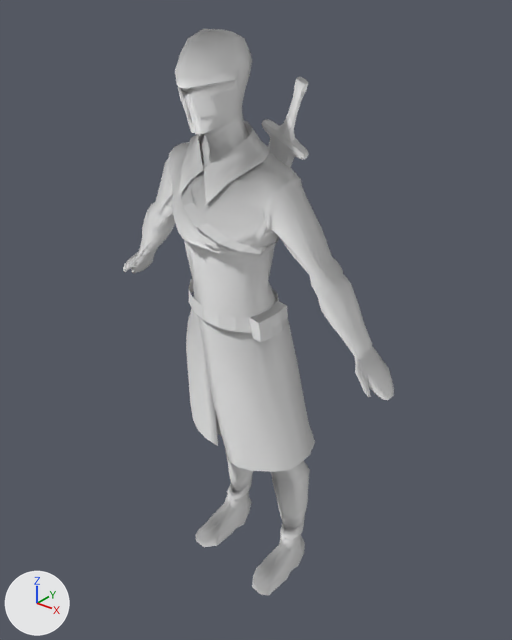
An edit to the glTF model public/assets/models/characters/npc.glb, drawn before and after from the same camera.
The view is the same before and after, from a 50 mm lens placed at (1.243, -1.486, 1.843), pointed at (0.021, 0.042, 0.896). Every picture has the same lights, and +X, +Y and +Z are marked at lower left. Where no turn or scale is listed for an object, it has been applied to the vertices. Vertices at the same position are counted once.

Objects in the first picture: 'ceinture_Cube.001', 'fourreau_Plane', 'model_Circle', 'sword_Cube'.
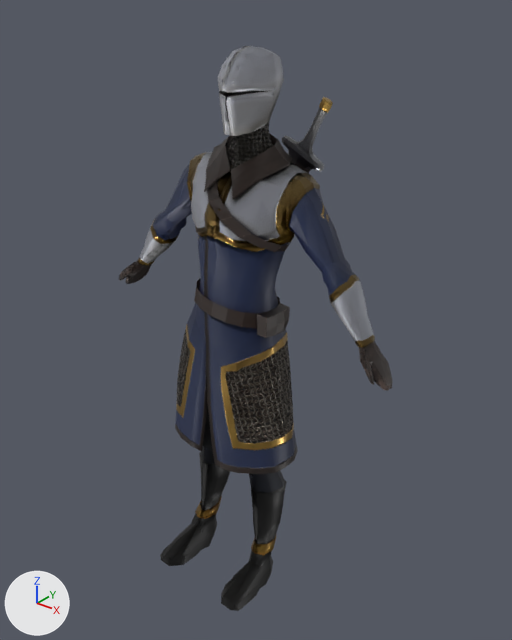
Where the newer file only moved an object's origin or applied its transform, the numbers keep the older frame.

Where the change shows, as pixel boxes [x1, y1, x2, y2] in the pictures (512 x 640 px; the box of a moved part takes in the faces that stretch with it):
'model_Circle', deleted: before [123, 29, 394, 595]
'coat_Circle.007', added: after [153, 165, 355, 474]
'chest_Circle.006', added: after [187, 137, 320, 252]
'boots_Circle.002', added: after [160, 452, 286, 611]
'helmet_Circle.008', added: after [218, 46, 284, 168]
'ceinture_Cube.001', reshaped, moved, rescaled: before [188, 279, 288, 342]; after [194, 154, 294, 338]
'sword_Cube', recoloured, reshaped: before [262, 77, 309, 168]; after [282, 97, 333, 173]
'brassards_Circle.003', added: after [138, 221, 375, 347]
'col_Circle.004', added: after [204, 134, 292, 199]
'gloves_Circle', added: after [119, 260, 393, 391]
'fourreau_Plane', deleted: before [181, 151, 279, 254]
'pants_Circle.005', added: after [201, 403, 284, 492]
part 1 of me_ceinture_cube_001mesh, moved or reshaped: before [188, 279, 288, 342]; after [194, 279, 290, 338]
part 2 of me_ceinture_cube_001mesh, added (black): after [206, 154, 294, 252]

The change, as a diff of the scene's bpy script:
```diff
--- a/public/assets/models/characters/npc.glb.py
+++ b/public/assets/models/characters/npc.glb.py
@@ mat_sword @@
+mat_sword = bpy.data.materials.new('sword')
+# uses the picture img_npcclean_sword_basecolor
+# uses the picture img_npcclean_sword_metallic_npcclean_sword_roughness
+# uses the picture img_npcclean_sword_normalopengl
@@ mat_ceinture @@
+mat_ceinture = bpy.data.materials.new('ceinture')
+# uses the picture img_npcclean_ceinture_basecolor
+# uses the picture img_npcclean_ceinture_metallic_npcclean_ceinture_roughness
+# uses the picture img_npcclean_ceinture_normalopengl
@@ mat_pants @@
+mat_pants = bpy.data.materials.new('pants')
+# uses the picture img_npcclean_pants_basecolor
+# uses the picture img_npcclean_pants_metallic_npcclean_pants_roughness
+# uses the picture img_npcclean_pants_normalopengl
@@ mat_helmet @@
+mat_helmet = bpy.data.materials.new('helmet')
+# uses the picture img_npcclean_helmet_basecolor
+# uses the picture img_npcclean_helmet_metallic_npcclean_helmet_roughness
+# uses the picture img_npcclean_helmet_normalopengl
@@ mat_gloves @@
+mat_gloves = bpy.data.materials.new('gloves')
+# uses the picture img_npcclean_gloves_basecolor
+# uses the picture img_npcclean_gloves_metallic_npcclean_gloves_roughness
+# uses the picture img_npcclean_gloves_normalopengl
@@ mat_col @@
+mat_col = bpy.data.materials.new('col')
+# uses the picture img_npcclean_col_basecolor
+# uses the picture img_npcclean_col_metallic_npcclean_col_roughness
+# uses the picture img_npcclean_col_normalopengl
@@ mat_coat @@
+mat_coat = bpy.data.materials.new('coat')
+# uses the picture img_npcclean_coat_basecolor
+# uses the picture img_npcclean_coat_metallic_npcclean_coat_roughness
+# uses the picture img_npcclean_coat_normalopengl
@@ mat_chest @@
+mat_chest = bpy.data.materials.new('chest')
+# uses the picture img_npcclean_chest_basecolor
+# uses the picture img_npcclean_chest_metallic_npcclean_chest_roughness
+# uses the picture img_npcclean_chest_normalopengl
@@ mat_brassards @@
+mat_brassards = bpy.data.materials.new('brassards')
+# uses the picture img_npcclean_brassards_basecolor
+# uses the picture img_npcclean_brassards_metallic_npcclean_brassards_roughness
+# uses the picture img_npcclean_brassards_normalopengl
@@ mat_boots @@
+mat_boots = bpy.data.materials.new('boots')
+# uses the picture img_npcclean_boots_basecolor
+# uses the picture img_npcclean_boots_metallic_npcclean_boots_roughness
+# uses the picture img_npcclean_boots_normalopengl
@@ me_ceinture_cube_001mesh @@
 # used by ob_ceinture_cube_001; location = (0.0, 0.0, 0.0); rotation_euler = (1.571, 0.0, 0.0), in degrees (90, 0, 0)
-me_ceinture_cube_001mesh.from_pydata(...)  # 52 vertices, 74 faces; spans x -0.141..0.178, y 0.925..1.046, z -0.068..0.159
+me_ceinture_cube_001mesh.from_pydata(...)  # 86 vertices, 108 faces; spans x -0.142..0.175, y 0.975..1.484, z -0.136..0.142
+# me_ceinture_cube_001mesh part 1: the whole mesh is rebuilt
+# me_ceinture_cube_001mesh part 2
+# 34 vertices are added at x -0.139..0.175, y 1.227..1.484, z -0.136..0.137
+# 34 new faces join them
+me_ceinture_cube_001mesh.materials.append(mat_ceinture)
@@ me_sword_cubemesh @@
 me_sword_cubemesh.from_pydata(...)  # 178 vertices, 352 faces; spans x -0.15..0.215, y -0.01..0.146, z 0.891..1.621
+# me_sword_cubemesh part 3: the whole mesh is multiplied about its middle by the matrix ((0.944, -0.092, -0.006), (0.092, 0.927, 0.181), (-0.012, -0.181, 0.931)), then moved by (-0.015, 0.062, -0.051)
+me_sword_cubemesh.materials.append(mat_sword)
@@ ob_ceinture_cube_001 @@
 ob_ceinture_cube_001 = bpy.data.objects.new('ceinture_Cube.001', me_ceinture_cube_001mesh)
-ob_ceinture_cube_001.location = (0.0, 0.0, 0.0)
+ob_ceinture_cube_001.location = (0.0, 0.0, -0.003)
 ob_ceinture_cube_001.rotation_euler = (1.571, 0.0, 0.0)  # degrees (90, 0, 0)
+ob_ceinture_cube_001.scale = (0.949, 0.949, 0.949)
@@ ob_fourreau_plane @@
-ob_fourreau_plane = bpy.data.objects.new('fourreau_Plane', me_fourreau_planemesh)
@@ ob_model_circle @@
-ob_model_circle = bpy.data.objects.new('model_Circle', me_model_circlemesh)
@@ ob_pants_circle_005 @@
+ob_pants_circle_005 = bpy.data.objects.new('pants_Circle.005', me_pants_circle_005mesh)  # 214 vertices, 392 faces; spans x -0.183..0.158, y -0.135..0.088, z 0.342..0.875
+ob_pants_circle_005.location = (0.0, 0.0, -0.003)
@@ ob_helmet_circle_008 @@
+ob_helmet_circle_008 = bpy.data.objects.new('helmet_Circle.008', me_helmet_circle_008mesh)  # 204 vertices, 392 faces; spans x -0.079..0.1, y -0.081..0.129, z 1.375..1.685
+ob_helmet_circle_008.location = (0.0, 0.0, -0.003)
@@ ob_gloves_circle @@
+ob_gloves_circle = bpy.data.objects.new('gloves_Circle', me_gloves_circlemesh)  # 206 vertices, 388 faces; spans x -0.521..0.519, y -0.073..0.054, z 0.863..1.001
+ob_gloves_circle.location = (0.0, 0.0, -0.003)
@@ ob_col_circle_004 @@
+ob_col_circle_004 = bpy.data.objects.new('col_Circle.004', me_col_circle_004mesh)  # 55 vertices, 76 faces; spans x -0.124..0.146, y -0.102..0.107, z 1.315..1.455
+ob_col_circle_004.location = (0.0, 0.0, -0.003)
@@ ob_coat_circle_007 @@
+ob_coat_circle_007 = bpy.data.objects.new('coat_Circle.007', me_coat_circle_007mesh)  # 569 vertices, 1018 faces; spans x -0.36..0.369, y -0.17..0.12, z 0.475..1.359
+ob_coat_circle_007.location = (0.0, 0.0, -0.003)
@@ ob_chest_circle_006 @@
+ob_chest_circle_006 = bpy.data.objects.new('chest_Circle.006', me_chest_circle_006mesh)  # 258 vertices, 458 faces; spans x -0.208..0.228, y -0.134..0.133, z 1.175..1.445
+ob_chest_circle_006.location = (0.0, 0.0, -0.003)
@@ ob_brassards_circle_003 @@
+ob_brassards_circle_003 = bpy.data.objects.new('brassards_Circle.003', me_brassards_circle_003mesh)  # 140 vertices, 240 faces; spans x -0.447..0.449, y -0.041..0.068, z 0.96..1.165
+ob_brassards_circle_003.location = (0.0, 0.0, -0.003)
@@ ob_boots_circle_002 @@
+ob_boots_circle_002 = bpy.data.objects.new('boots_Circle.002', me_boots_circle_002mesh)  # 270 vertices, 518 faces; spans x -0.212..0.164, y -0.235..0.075, z -0.02..0.355
+ob_boots_circle_002.location = (0.0, 0.0, -0.003)
```
